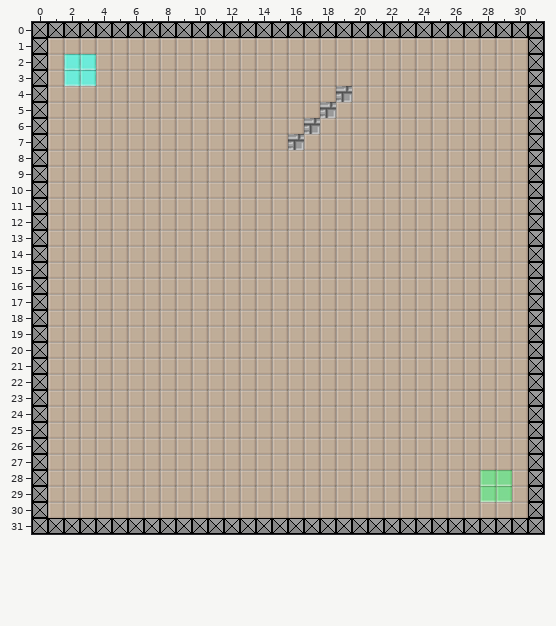
A Tiled map gets an edit: gamex/assets/levels/test5.tmx. The picture above is the old version.
Cells are 16x16 px. Shown: x 0..31, y 0..31.
The same view after the edit:
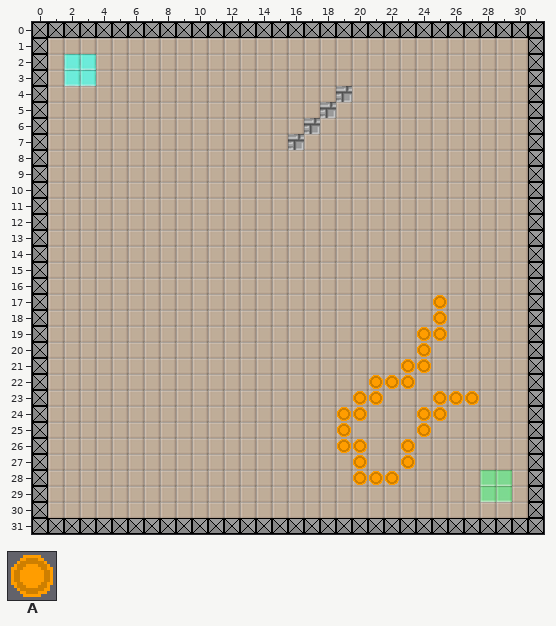
Key: from "tileset": A 6 "coin_single".
_ is an empty cell.
Tiles of an added or newly shown layer are drawn over the layers below it.
The commit says: Added coin counter
From old to new:
Layer "Tile Layer 2" (added):
There is now tile A in rows 17 to 18 at x 25; in row 19 at x 24 to 25; in row 20 at x 24; in row 21 at x 23 to 24; in row 22 at x 21 to 23; in row 23 at x 20 to 21 and 25 to 27.
There is now tile A in row 24 at x 19 to 20 and 24 to 25; in row 25 at x 19 and 24; in row 26 at x 19 to 20 and 23; in row 27 at x 20 and 23; in row 28 at x 20 to 22.
Changed places in both pictures, as pixel boxes (x1, y1, x2, y2):
added: (337, 295, 479, 485)
